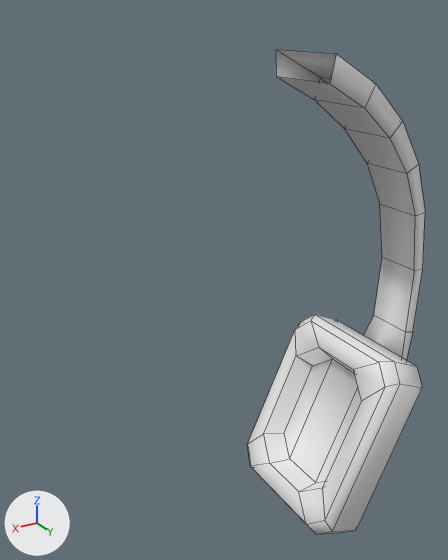
The FBX model Assets/Art/Models/headphones/headphones_A.fbx, before and after one commit.
One viewpoint serves both versions: a 50 mm camera at (0.217, 0.416, 0.494) aimed at (-0.049, -0.029, 0.272). Lighting does not change. The marker at lower left points along +X, +Y and +Z. Mesh edges are drawn as thin lines. Materials are left out; every surface is plain grey. Where no turn or scale is listed for an object, it has been applied to the vertices.

The older version as bpy lines, for what is in view:
```python
me_mesh_004 = bpy.data.meshes.new('Mesh.004')
me_mesh_004.from_pydata(...)  # 76 vertices, 77 faces; spans x -0.252..-0.097, y -0.075..0.074, z 0.0..0.466
me_mesh_004.materials.append(mat_atlas_001)
# before: 4 (-0.236, -0.026, 0.122), 5 (-0.236, 0.026, 0.122), 6 (-0.206, 0.033, 0.055), 7 (-0.205, -0.033, 0.055), 19 (-0.237, 0.023, 0.19) at pixel (405, 332)
# before: 20 (-0.237, -0.024, 0.19) at pixel (373, 315)
ob_headphones_001 = bpy.data.objects.new('headphones.001', me_mesh_004)
ob_headphones_001.location = (0.0, 0.0, 0.0)
```
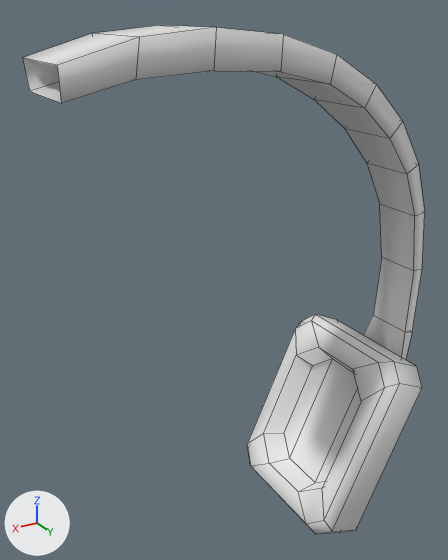
The newer file is also turned or shifted as a whole; pictures and numbers use the older file's frame.

Where the change shows, as pixel boxes [x1, y1, x2, y2] in the pictures (448 x 560 px; the box of a moved part takes in the faces that stretch with it):
'headphones.001', reshaped (127% wider)
    before: [248, 49, 425, 534]
    after: [22, 25, 425, 534]
part 1 of me_mesh_004, moved or reshaped
    before: [364, 257, 422, 360]
    after: [363, 257, 422, 360]
part 2 of me_mesh_004, built on
    before: [276, 49, 363, 108]
    after: [22, 25, 363, 108]

The change, as a diff of the scene's bpy script:
```diff
--- a/Assets/Art/Models/headphones/headphones_A.fbx.py
+++ b/Assets/Art/Models/headphones/headphones_A.fbx.py
@@ me_mesh_004 @@
 # used by ob_headphones_001; location = (0.0, 0.0, 0.0)
 # verts and faces of me_mesh_004; kept vertices keep their numbers, new ones are numbered from 76
-me_mesh_004.from_pydata(...)  # 76 vertices, 77 faces; spans x -0.252..-0.097, y -0.075..0.074, z 0.0..0.466
+me_mesh_004.from_pydata(...)  # 92 vertices, 93 faces; spans x -0.252..0.105, y -0.075..0.074, z 0.0..0.486
+# me_mesh_004 part 1
+for i in [*range(4, 8), 19]: verts[i] += (0.0, -0.001, 0.0)
+verts[20] = (-0.237, -0.024, 0.19)  # moved, pixel (373, 315)
+# me_mesh_004 part 2
+# 2 vertices are removed from x -0.106..-0.104, y -0.039..-0.035, z 0.445..0.466
+# 3 faces are deleted
+# 18 vertices are added at x -0.106..0.105, y -0.041..0.042, z 0.445..0.486
+# 19 new faces join them
```
